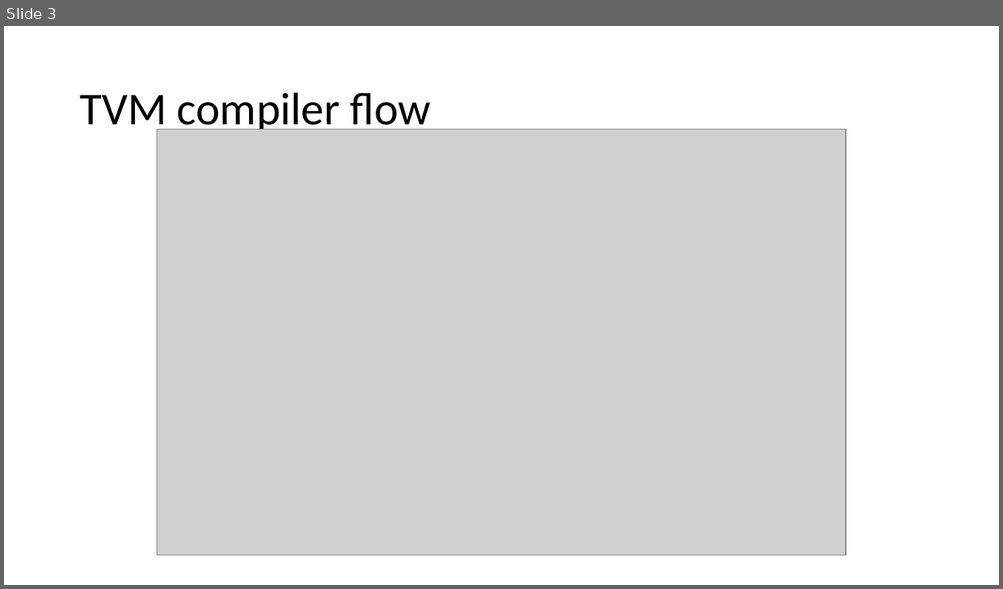
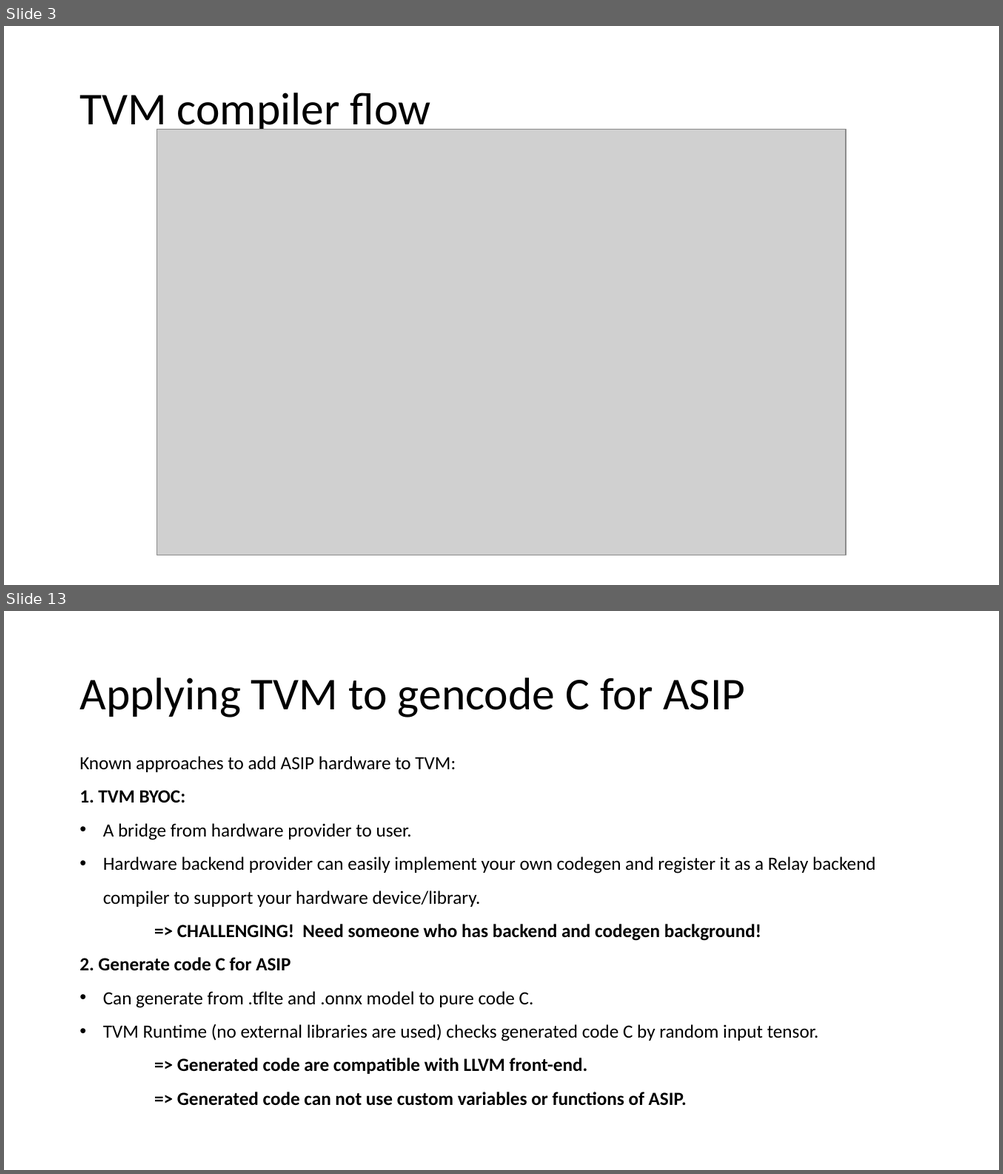
Before and after one commit to hoangtv2000/Notes, a slide deck: TVM.pptx. Shown one above the other, each under a label of ours: slide 3 before the commit, slides 3 and 13 after it; the slides between them are not shown. The pictures are 1003x589 and 1003x1174 pixels, drawn with LibreOffice and Linux fonts; fonts in the diff are those of the drawing; grey boxes stand for pictures. Boxes give left, top, right and bottom in pixels: in the first picture for what was removed or moved away, otherwise in the second. Text is boxed around its words. In the diff, an @@ line names an element or a change of style, - is before the commit and + after.

```diff
--- a/TVM.pptx
+++ b/TVM.pptx
@@ slide 13 added at bbox=[4, 611, 999, 1170], background #FFFFFF @@
@@ title added at bbox=[79, 678, 745, 718], 44 pt, text #000000 @@
+Applying TVM to gencode C for ASIP
@@ text added at bbox=[79, 756, 876, 1106], 18 pt, text #000000 @@
+Known approaches to add ASIP hardware to TVM:
+1. TVM BYOC:
+• A bridge from hardware provider to user.
+• Hardware backend provider can easily implement your own codegen and register it as a Relay backend compiler to support your hardware device/library.
+=> CHALLENGING! Need someone who has backend and codegen background!
+2. Generate code C for ASIP
+• Can generate from .tflte and .onnx model to pure code C.
+• TVM Runtime (no external libraries are used) checks generated code C by random input tensor.
+  => Generated code are compatible with LLVM front-end.
+  => Generated code can not use custom variables or functions of ASIP.
```
Also in this commit, not shown: 5 slides changed, 4 other slides added, 1 slide removed.
